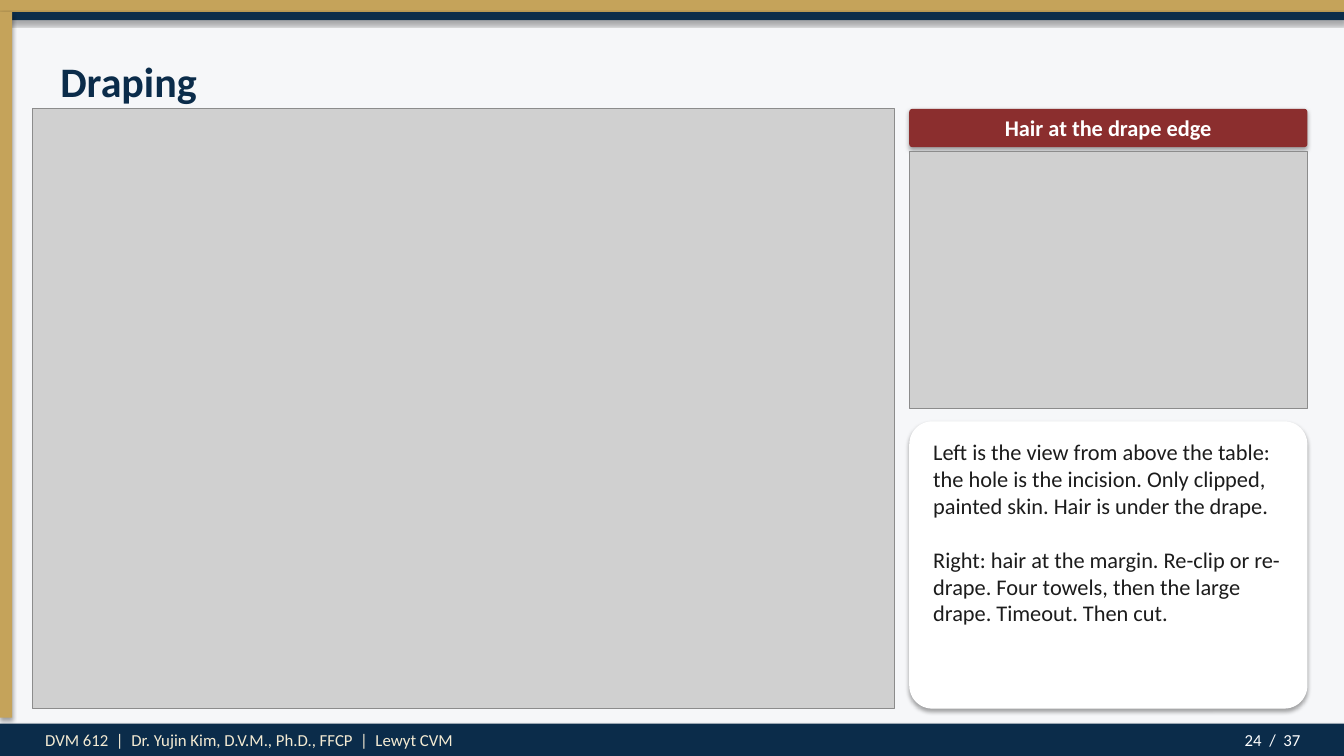
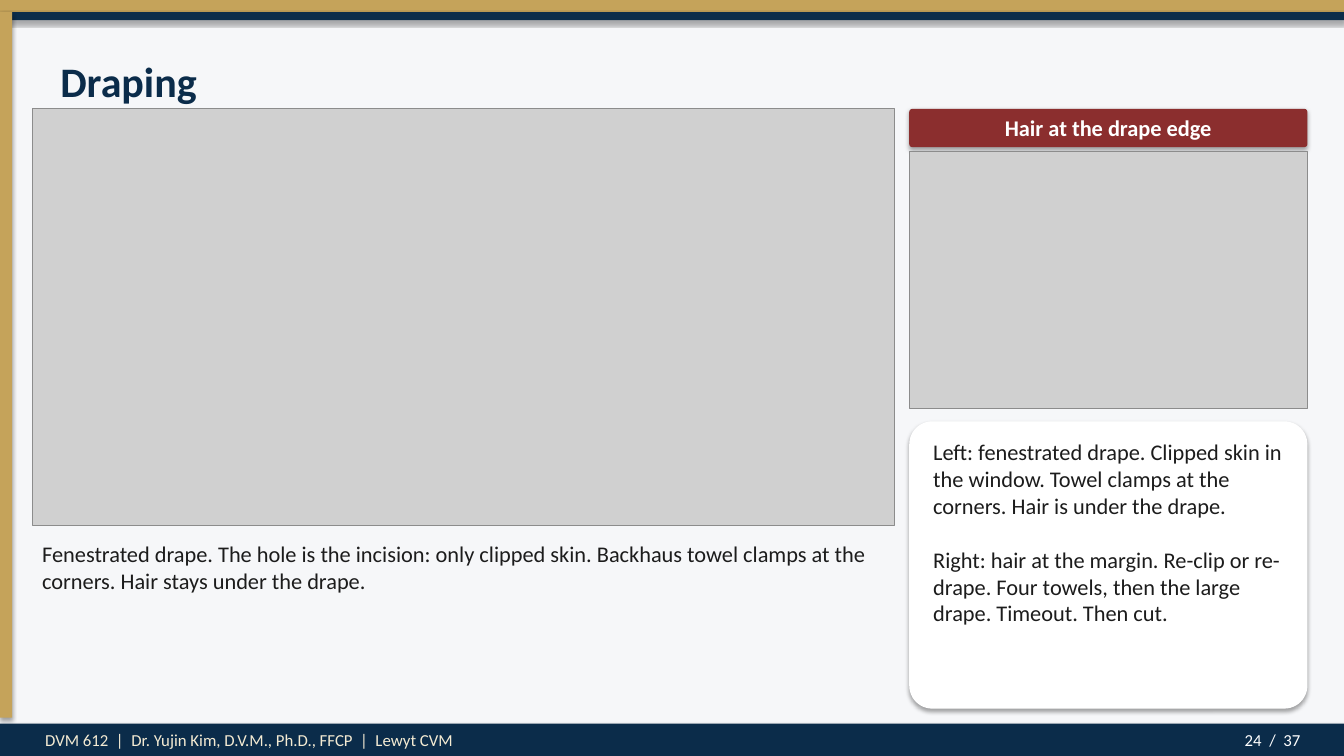
Before and after one commit to drkimvet/happycare, a slide deck: slide 24 of lectures/DVM-612_Week4_Preop_PatientPrep_Postop.pptx. Drawn at 1344x756 pixels with LibreOffice and Linux fonts; fonts in the diff are those of the drawing; grey boxes stand for pictures. Boxes give left, top, right and bottom in pixels: in the first picture for what was removed or moved away, otherwise in the second. Text is boxed around its words. In the diff, an @@ line names an element or a change of style, - is before the commit and + after.

```diff
--- a/lectures/DVM-612_Week4_Preop_PatientPrep_Postop.pptx
+++ b/lectures/DVM-612_Week4_Preop_PatientPrep_Postop.pptx
@@ picture: place and size @@
-picture at bbox=[32, 109, 894, 709]
+picture at bbox=[32, 109, 894, 525]
@@ text at bbox=[933, 444, 1282, 625]: text changed @@
-Left is the view from above the table: the hole is the incision. Only clipped, painted skin. Hair is under the drape.
-Right: hair at the margin. Re-clip or re-drape. Four towels, then the large drape. Timeout. Then cut.
+Left: fenestrated drape. Clipped skin in the window. Towel clamps at the corners. Hair is under the drape.
+Right: hair at the margin. Re-clip or re-drape. Four towels, then the large drape. Timeout. Then cut.
@@ text added at bbox=[42, 546, 865, 593], 16 pt, text #1C1C1C @@
+Fenestrated drape. The hole is the incision: only clipped skin. Backhaus towel clamps at the corners. Hair stays under the drape.
```
Also in this commit, not shown: 5 other files.
